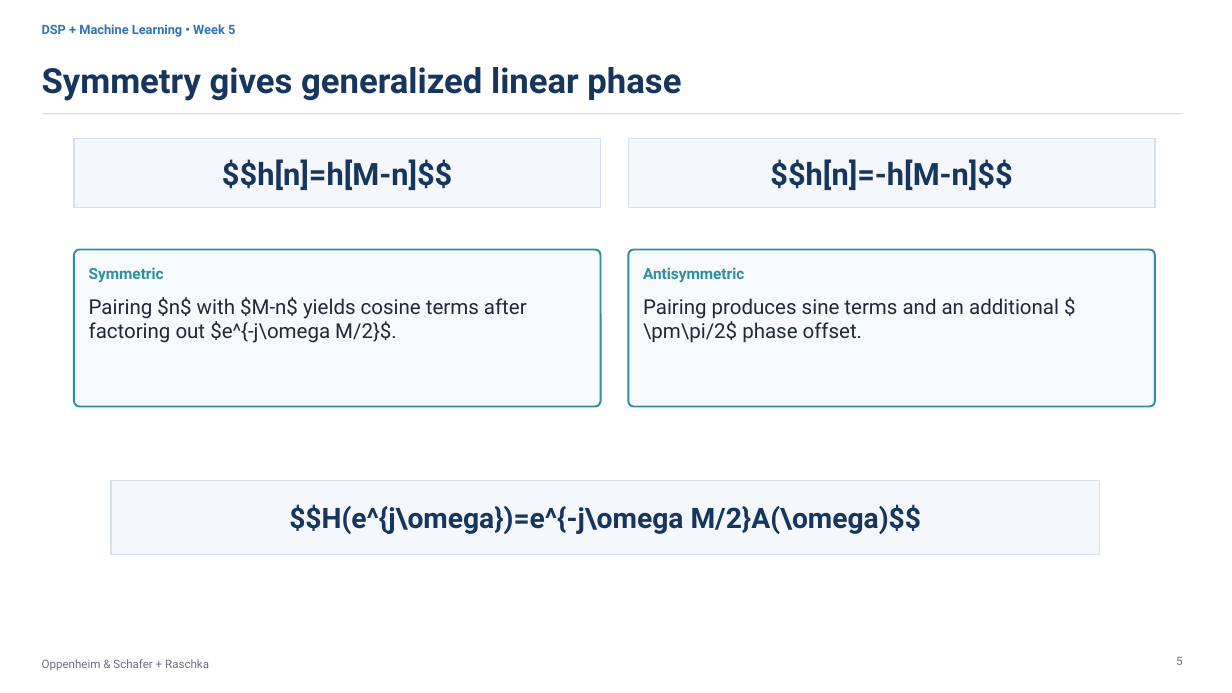
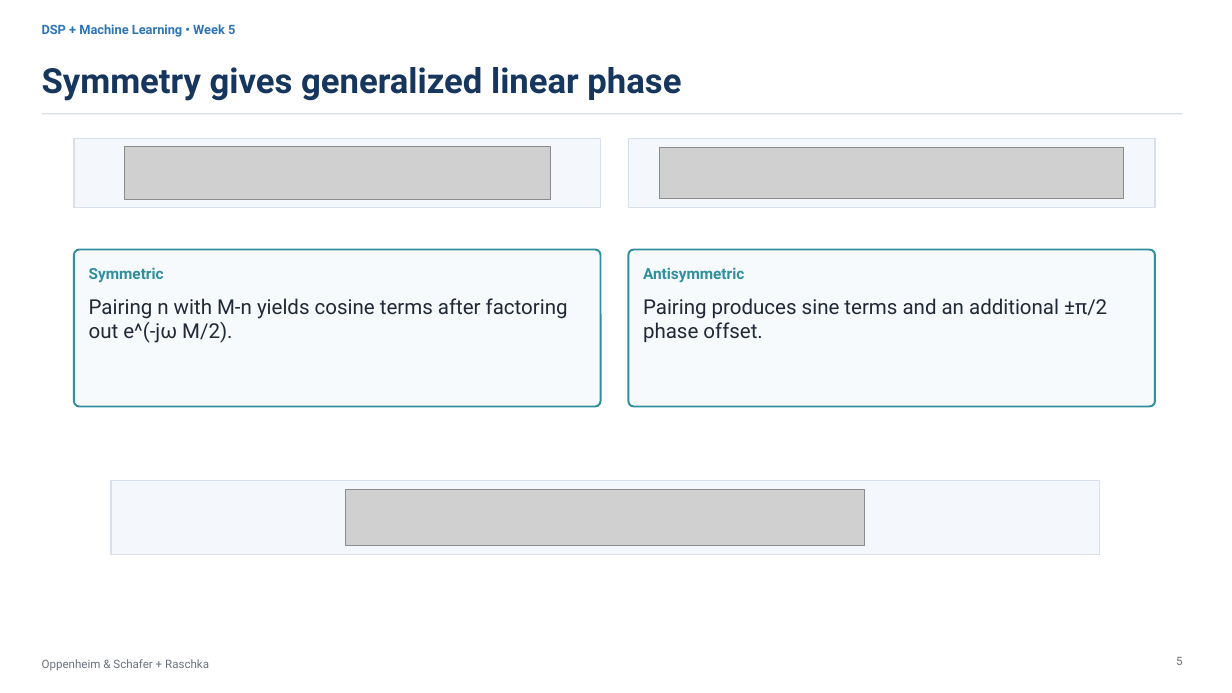
Before and after one commit to mathys2000/ecen45632_f26, a slide deck: slide 5 of python/CourseDesign/Week05e/Week5_Lecture10_Linear_Phase_Generalized_Phase_ML.pptx. Drawn at 1232x693 pixels with LibreOffice and Linux fonts; fonts in the diff are those of the drawing; grey boxes stand for pictures. Boxes give left, top, right and bottom in pixels: in the first picture for what was removed or moved away, otherwise in the second. Text is boxed around its words. In the diff, an @@ line names an element or a change of style, - is before the commit and + after.

```diff
--- a/python/CourseDesign/Week05e/Week5_Lecture10_Linear_Phase_Generalized_Phase_ML.pptx
+++ b/python/CourseDesign/Week05e/Week5_Lecture10_Linear_Phase_Generalized_Phase_ML.pptx
@@ picture added at (125, 147, 551, 200) @@
@@ picture added at (660, 148, 1124, 200) @@
@@ text in rectangle at (222, 159, 452, 190): text removed @@
-$$h[n]=h[M-n]$$
@@ text in rectangle at (770, 159, 1012, 190): text removed @@
-$$h[n]=-h[M-n]$$
@@ text at (89, 298, 568, 343): text changed @@
-Pairing $n$ with $M-n$ yields cosine terms after factoring out $e^{-j\omega M/2}$.
+Pairing n with M-n yields cosine terms after factoring out e^(-jω M/2).
@@ text at (643, 298, 1107, 342): text changed @@
-Pairing produces sine terms and an additional $\pm\pi/2$ phase offset.
+Pairing produces sine terms and an additional ±π/2 phase offset.
@@ text in rectangle at (289, 504, 922, 534): text removed @@
-$$H(e^{j\omega})=e^{-j\omega M/2}A(\omega)$$
@@ picture added at (346, 490, 865, 546) @@
```
Also in this commit, not shown: 21 other slides changed, 20 other files.
